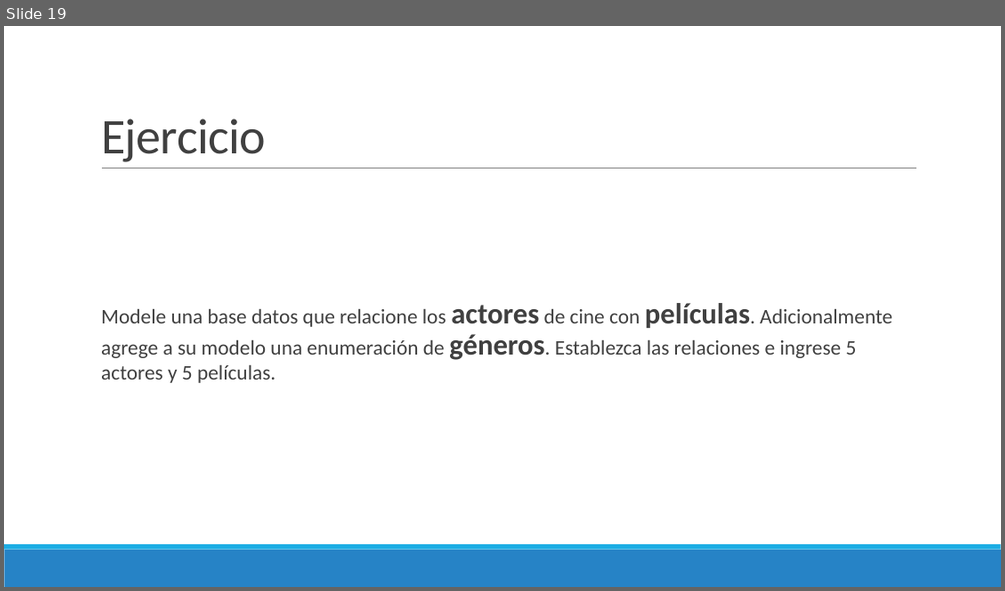
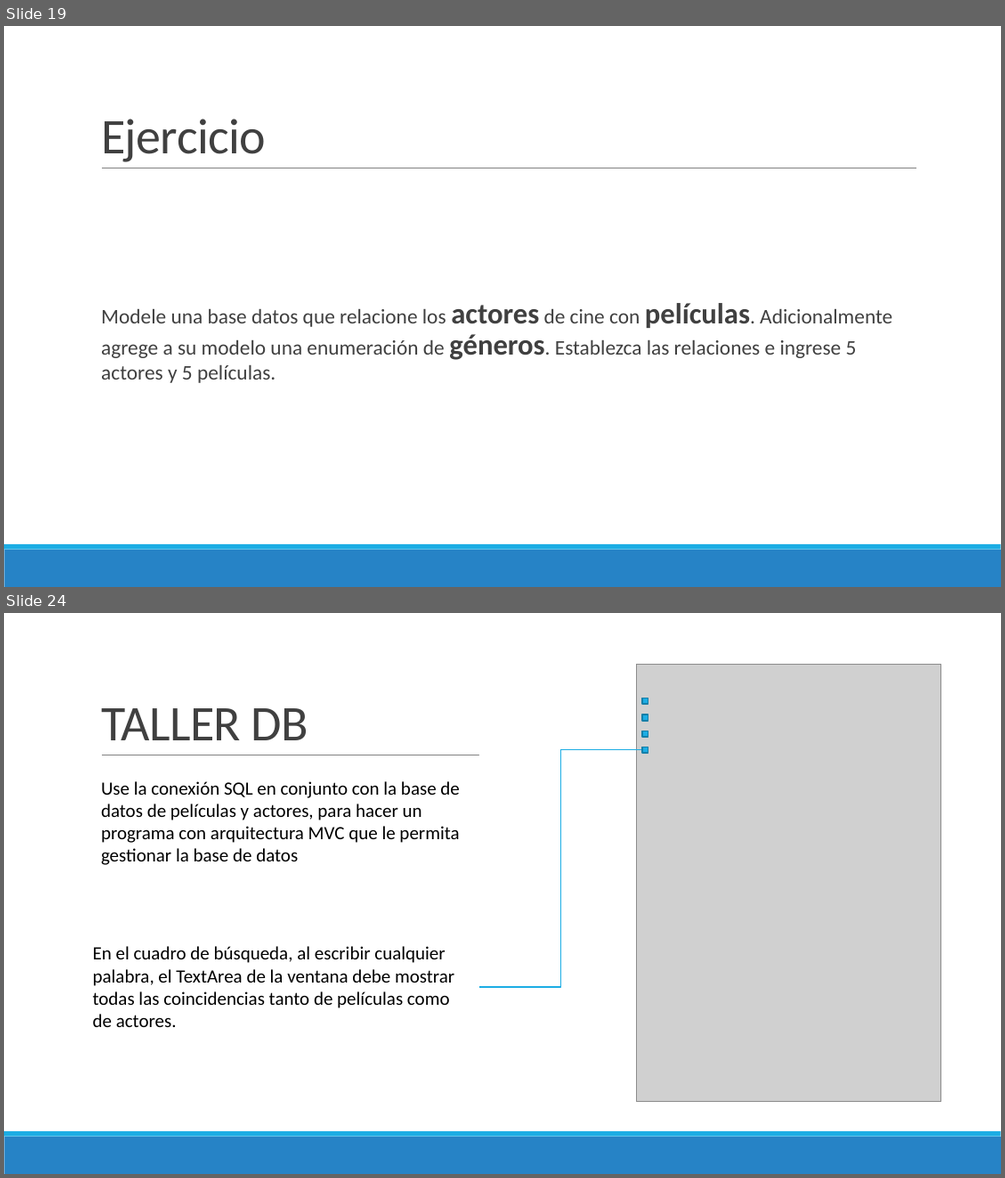
Before and after one commit to Domiciano/ProgramRed192, a slide deck: Clase10/Presentación.pptx. Shown one above the other, each under a label of ours: slide 19 before the commit, slides 19 and 24 after it; the slides between them are not shown. The pictures are 1005x591 and 1005x1178 pixels, drawn with LibreOffice and Linux fonts; fonts in the diff are those of the drawing; grey boxes stand for pictures. Boxes give left, top, right and bottom in pixels: in the first picture for what was removed or moved away, otherwise in the second. Text is boxed around its words. In the diff, an @@ line names an element or a change of style, - is before the commit and + after.

```diff
--- a/Clase10/Presentación.pptx
+++ b/Clase10/Presentación.pptx
@@ slide 24 added at (x1=4, y1=613, x2=1001, y2=1174), background #FFFFFF; not listed: 3 template elements that a slide beside it also shows @@
@@ rectangle added at (x1=479, y1=617, x2=966, y2=1120), fill #FFFFFF @@
@@ picture added at (x1=637, y1=665, x2=942, y2=1102) @@
@@ title added at (x1=101, y1=708, x2=308, y2=740), 48 pt, text #404040 @@
+TALLER DB
@@ rectangle added at (x1=642, y1=698, x2=647, y2=705), fill #1CADE4, outline #1580A9 1.25 pt @@
@@ rectangle added at (x1=642, y1=714, x2=647, y2=721), fill #1CADE4, outline #1580A9 1.25 pt @@
@@ rectangle added at (x1=642, y1=731, x2=647, y2=737), fill #1CADE4, outline #1580A9 1.25 pt @@
@@ elbow line added from (479, 987) to (642, 750), #1CADE4 1 pt @@
@@ rectangle added at (x1=642, y1=747, x2=647, y2=753), fill #1CADE4, outline #1580A9 1.25 pt @@
@@ text added at (x1=101, y1=781, x2=459, y2=865), 18 pt, text #000000 @@
+Use la conexión SQL en conjunto con la base de datos de películas y actores, para hacer un programa con arquitectura MVC que le permita gestionar la base de datos
@@ text added at (x1=93, y1=946, x2=454, y2=1027), 18 pt, text #000000 @@
+En el cuadro de búsqueda, al escribir cualquier palabra, el TextArea de la ventana debe mostrar todas las coincidencias tanto de películas como de actores.
```
Also in this commit, not shown: 4 slides changed, 6 other slides added.
